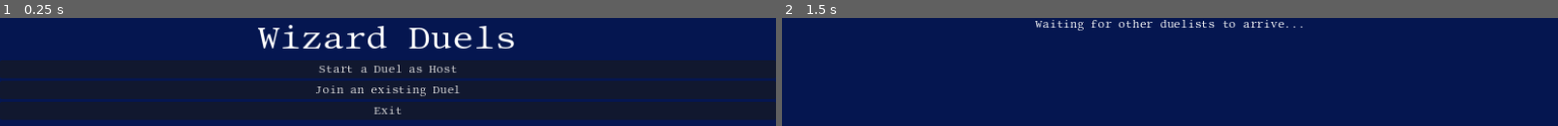
Above: before the commit, frames 1-2 (left to right).
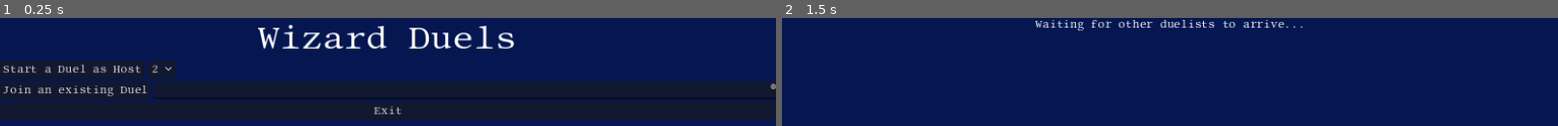
Above: after the commit, the same moments.

Repository: snhumphr/Wizard-Duels
Game: Godot game, scene res://menu.tscn
The game is run twice, just before and just after one commit, with the same random seed, the same clock (stepped at 60 frames per second) and the same inputs.
Inputs:
- Up to frame 1 (0.25 s): no input
- Up to frame 2 (1.5 s): click "Start a Duel as Host" at 0.5 s; tap Enter at 1.25 s

The runs differ from the first frame. In frame 1, 14% of the frame differs, in the area x 0-100%, y 39-75%; in frame 2, nothing differs.

Commit message:
Reworks the main menu, simplifying it from two scenes to one scene and allowing to choose the IP address of the host and the number of wizards for the server. Actually implementing 2+ wizard duels is still a work in progress. Also, this still needs to be tested on mac computers

Diff:
--- a/game.tscn
+++ b/game.tscn
@@ -13,6 +13,7 @@
 
 [node name="Game" type="Control"]
 layout_mode = 3
+anchors_preset = 15
 anchor_right = 1.0
 anchor_bottom = 1.0
 script = ExtResource("1_3r2fk")
--- a/menu.gd
+++ b/menu.gd
@@ -1,26 +1,53 @@
 extends MarginContainer
 
 const PORT = 7777
-const DEFAULT_SERVER_IP = "192.168.1.67" # IPv4 LAN
-const MAX_CONNECTIONS = 2
+var defaultIP
+var numButton
+var addressButton
+var numbers = [2, 3, 4, 5, 6, 7]
+var max_connections
+var numWizards = 1
 
 func _ready():
-	pass
+	numButton = self.get_node("MenuItems/HostBar/NumWizButton")
+	addressButton = self.get_node("MenuItems/JoinBar/IpAddressField")
+	for number in numbers:
+		numButton.add_item(str(number), number)
+	numButton.select(0) #Default to a 2 player duel
+	defaultIP = IP.resolve_hostname(str(OS.get_environment("COMPUTERNAME")),1)
+	addressButton.set_text(defaultIP)
 
+func preduel():
+	self.get_node("MenuItems").set_visible(false)
+	self.get_node("WaitingLobby").set_visible(true)
+	multiplayer.peer_connected.connect(newWizard)
+
+func newWizard(id: int):
+	print(multiplayer.is_server())
+	print(multiplayer.get_peers().size())
+	print(str(max_connections))
+	if multiplayer.is_server() and multiplayer.get_peers().size() + 1 == max_connections:
+		print("awoo")
+		self.rpc("start_duel")
+
+@rpc("authority", "reliable", "call_local")
 func start_duel():
-	get_tree().change_scene_to_file("res://preduel.tscn")
+	get_tree().change_scene_to_file("res://game.tscn")
 
 func _on_quit_pressed():
 	get_tree().quit()
 
 func _on_host_button_pressed():
 	var peer = ENetMultiplayerPeer.new()
-	peer.create_server(PORT, MAX_CONNECTIONS)
+	max_connections = numButton.get_selected_id()
+	numWizards = max_connections
+	peer.create_server(PORT, max_connections)
 	multiplayer.multiplayer_peer = peer
-	start_duel()
+	preduel()
 
 func _on_join_button_pressed():
 	var peer = ENetMultiplayerPeer.new()
-	peer.create_client(DEFAULT_SERVER_IP, PORT)
+	defaultIP = addressButton.get_text()
+	peer.create_client(defaultIP, PORT)
 	multiplayer.multiplayer_peer = peer
-	start_duel()
+	preduel()
--- a/menu.tscn
+++ b/menu.tscn
@@ -10,7 +10,7 @@
 font_size = 50
 
 [node name="Menu" type="MarginContainer"]
-anchors_preset = -1
+anchors_preset = 15
 anchor_right = 1.0
 anchor_bottom = 1.0
 size_flags_horizontal = 3
@@ -22,28 +22,50 @@
 layout_mode = 2
 color = Color(0.0196078, 0.0862745, 0.313726, 1)
 
-[node name="VBoxContainer" type="VBoxContainer" parent="."]
+[node name="MenuItems" type="VBoxContainer" parent="."]
 layout_mode = 2
 
-[node name="Title" type="Label" parent="VBoxContainer"]
+[node name="Title" type="Label" parent="MenuItems"]
 layout_mode = 2
 size_flags_vertical = 0
 text = "Wizard Duels"
 label_settings = SubResource("LabelSettings_q4mve")
 horizontal_alignment = 1
 
-[node name="HostButton" type="Button" parent="VBoxContainer"]
+[node name="HostBar" type="HBoxContainer" parent="MenuItems"]
+layout_mode = 2
+
+[node name="HostButton" type="Button" parent="MenuItems/HostBar"]
 layout_mode = 2
 text = "Start a Duel as Host"
 
-[node name="JoinButton" type="Button" parent="VBoxContainer"]
+[node name="NumWizButton" type="OptionButton" parent="MenuItems/HostBar"]
+layout_mode = 2
+
+[node name="JoinBar" type="HBoxContainer" parent="MenuItems"]
+layout_mode = 2
+
+[node name="JoinButton" type="Button" parent="MenuItems/JoinBar"]
 layout_mode = 2
 text = "Join an existing Duel"
 
-[node name="Quit" type="Button" parent="VBoxContainer"]
+[node name="IpAddressField" type="TextEdit" parent="MenuItems/JoinBar"]
+layout_mode = 2
+size_flags_horizontal = 3
+
+[node name="Quit" type="Button" parent="MenuItems"]
 layout_mode = 2
 text = "Exit"
 
-[connection signal="pressed" from="VBoxContainer/HostButton" to="." method="_on_host_button_pressed"]
-[connection signal="pressed" from="VBoxContainer/JoinButton" to="." method="_on_join_button_pressed"]
-[connection signal="pressed" from="VBoxContainer/Quit" to="." method="_on_quit_pressed"]
+[node name="WaitingLobby" type="VBoxContainer" parent="."]
+visible = false
+layout_mode = 2
+
+[node name="Label" type="Label" parent="WaitingLobby"]
+layout_mode = 2
+size_flags_horizontal = 4
+text = "Waiting for other duelists to arrive..."
+
+[connection signal="pressed" from="MenuItems/HostBar/HostButton" to="." method="_on_host_button_pressed"]
+[connection signal="pressed" from="MenuItems/JoinBar/JoinButton" to="." method="_on_join_button_pressed"]
+[connection signal="pressed" from="MenuItems/Quit" to="." method="_on_quit_pressed"]
--- a/preduel.gd
+++ /dev/null
@@ -1,16 +0,0 @@
-extends MarginContainer
-
-var numWizards = 1
-var player_data
-
-func _ready():
-	multiplayer.peer_connected.connect(newWizard)
-	player_data = load("res://player.gd")
-
-func newWizard(id: int):
-	numWizards += 1
-	if numWizards == 2:
-		startDuel()
-
-func startDuel():
-	get_tree().change_scene_to_file("res://game.tscn")
--- a/preduel.tscn
+++ /dev/null
@@ -1,28 +0,0 @@
-[gd_scene load_steps=4 format=3 uid="uid://bq2infty2fyl8"]
-
-[ext_resource type="FontFile" uid="uid://b2eeuc8u1hno5" path="res://resources/fonts/LibertinusMono-Regular.woff2" id="1_371jp"]
-[ext_resource type="Script" path="res://preduel.gd" id="1_bgej8"]
-
-[sub_resource type="Theme" id="Theme_yd5kv"]
-default_font = ExtResource("1_371jp")
-
-[node name="Control" type="MarginContainer"]
-anchors_preset = 15
-anchor_right = 1.0
-anchor_bottom = 1.0
-grow_horizontal = 2
-grow_vertical = 2
-theme = SubResource("Theme_yd5kv")
-script = ExtResource("1_bgej8")
-
-[node name="Background" type="ColorRect" parent="."]
-layout_mode = 2
-color = Color(0.0196078, 0.0862745, 0.313726, 1)
-
-[node name="VBoxContainer" type="VBoxContainer" parent="."]
-layout_mode = 2
-
-[node name="Label" type="Label" parent="VBoxContainer"]
-layout_mode = 2
-size_flags_horizontal = 4
-text = "Waiting for other duelists to arrive..."
--- a/project.godot
+++ b/project.godot
@@ -12,7 +12,7 @@
 
 config/name="Wizard Duels"
 run/main_scene="res://menu.tscn"
-config/features=PackedStringArray("4.1", "GL Compatibility")
+config/features=PackedStringArray("4.2", "GL Compatibility")
 config/icon="res://icon.svg"
 
 [autoload]
Not shown, changed: export_presets.cfg
